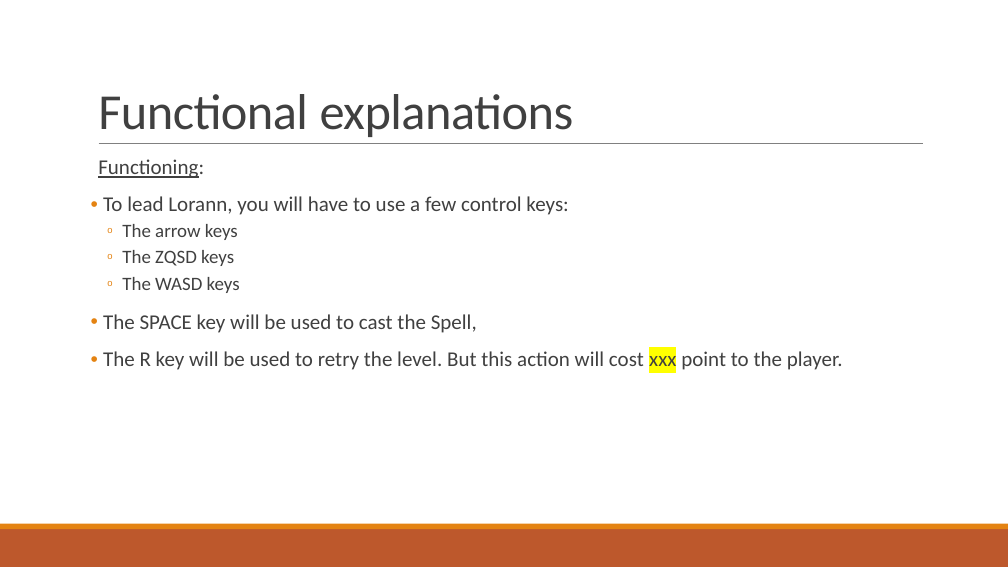
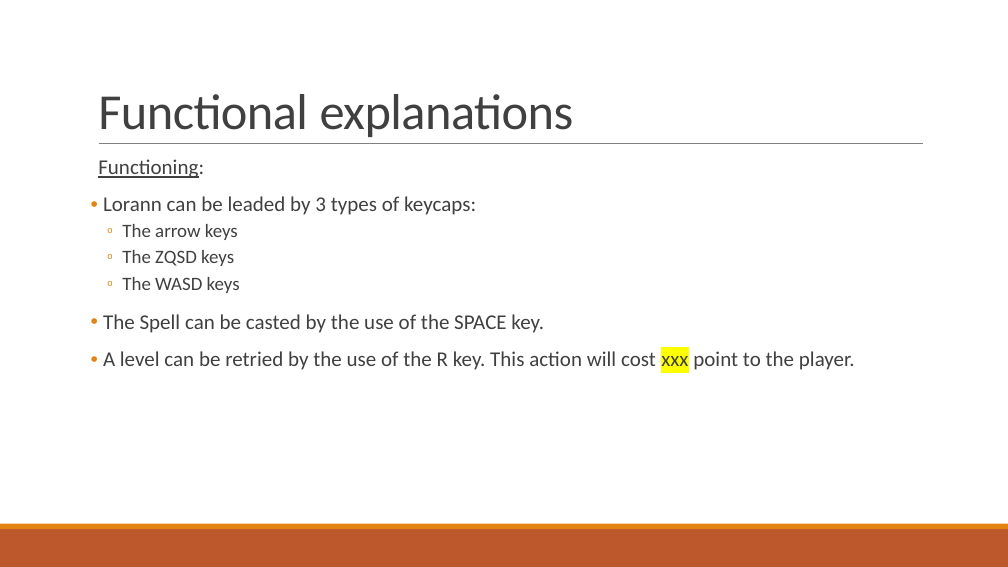
Before and after one commit to Studisys/Lorann-Java-Project----Exia-CESI-A1, a slide deck: slide 9 of Deliverables/Lorann - PowerPoint.pptx. Drawn at 1008x567 pixels with LibreOffice and Linux fonts; fonts in the diff are those of the drawing. Boxes give left, top, right and bottom in pixels: in the first picture for what was removed or moved away, otherwise in the second. Text is boxed around its words. In the diff, an @@ line names an element or a change of style, - is before the commit and + after.

```diff
--- a/Deliverables/Lorann - PowerPoint.pptx
+++ b/Deliverables/Lorann - PowerPoint.pptx
@@ text at box(103, 196, 476, 215): text changed @@
-• To lead Lorann, you will have to use a few control keys:
+• Lorann can be leaded by 3 types of keycaps:
@@ text at box(103, 314, 855, 370): text changed @@
-• The SPACE key will be used to cast the Spell,
-• The R key will be used to retry the level. But this action will cost xxx point to the player.
+• The Spell can be casted by the use of the SPACE key.
+• A level can be retried by the use of the R key. This action will cost xxx point to the player.
```
Also in this commit, not shown: 1 other slide changed.
